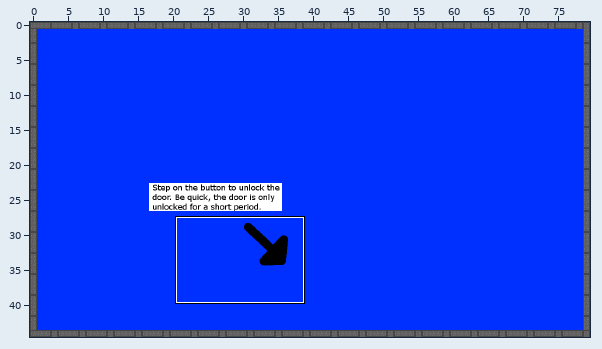
A Tiled map gets an edit: android/assets/levels/level4.tmx. Above: a wide view before the commit, with the close-up outlined.
Close-up. Earlier state:
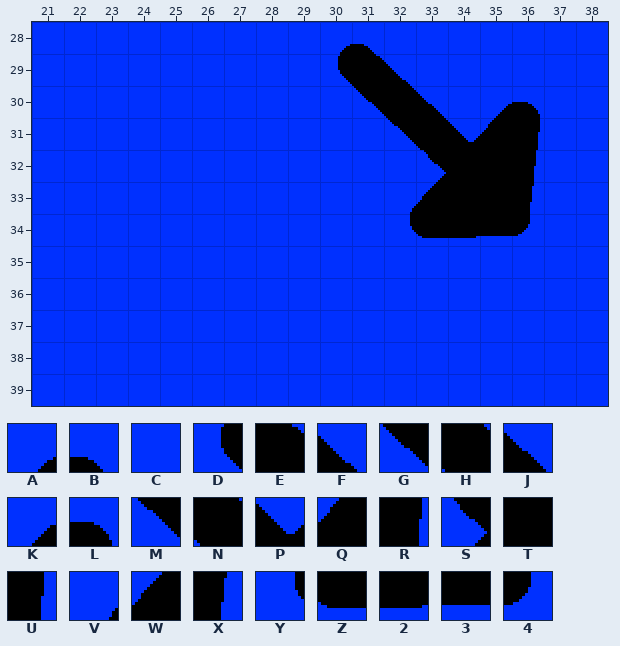
Cells are 16x16 px. Shown: x 21..38, y 28..39. The commit also changed other parts of the map, which this record leaves out.
Key: from "straight arrow": A 3, B 4, C 5, D 23, E 24, F 25, G 44, H 45, J 46, K 48, L 49, M 65, N 66, P 67, Q 68, R 69, S 86, T 87, U 89, V 105, W 106, X 109, Y 125, Z 126, 2 127, 3 128, 4 129.
_ is an empty cell.
Layer "Tile Layer 1" before, first column x 21:
28 CCCCCCCCCABCCCCCCC
29 CCCCCCCCCDEFCCCCCC
30 CCCCCCCCCCGHJCKLCC
31 CCCCCCCCCCCMNPQRCC
32 CCCCCCCCCCCCSTTUCC
33 CCCCCCCCCCCVWTTXCC
34 CCCCCCCCCCCYZ234CC
35 CCCCCCCCCCCCCCCCCC
36 CCCCCCCCCCCCCCCCCC
37 CCCCCCCCCCCCCCCCCC
38 CCCCCCCCCCCCCCCCCC
39 CCCCCCCCCCCCCCCCCC
The result:
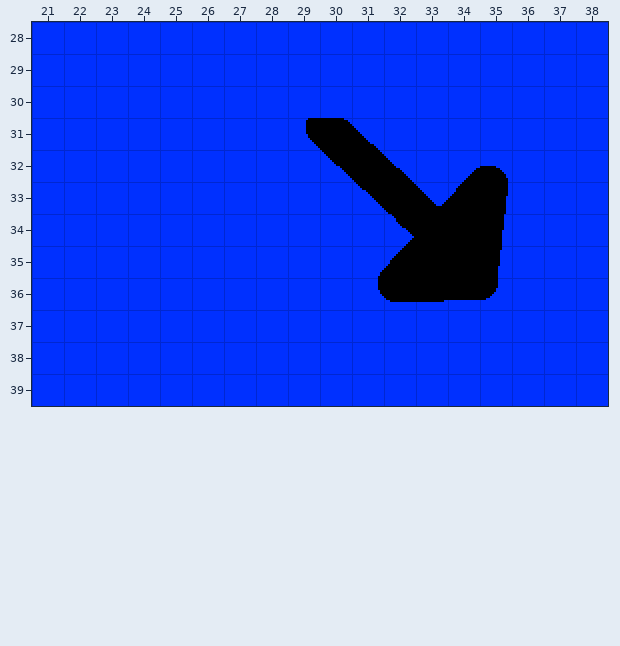
The exact change:
Layer "Tile Layer 1":
Tile C gives way to tile 2 in row 36 at x 33.
Tile C gives way to tile 3 in row 36 at x 34.
Tile C gives way to tile 4 in row 36 at x 35.
Tile 4 gives way to tile C in row 34 at x 36.
Tile A gives way to tile C in row 28 at x 30.
Tile B gives way to tile C in row 28 at x 31.
Tile D gives way to tile C in row 29 at x 30.
Tile E gives way to tile C in row 29 at x 31.
Tile F gives way to tile C in row 29 at x 32.
Tile G gives way to tile C in row 30 at x 31.
Tile H gives way to tile C in row 30 at x 32.
Tile J gives way to tile C in row 30 at x 33.
Tile K gives way to tile C in row 30 at x 35.
Tile L gives way to tile C in row 30 at x 36.
Tile M gives way to tile C in row 31 at x 32.
Tile N gives way to tile C in row 31 at x 33.
Tile P gives way to tile C in row 31 at x 34.
Tile Q gives way to tile C in row 31 at x 35.
Tile R gives way to tile C in row 31 at x 36.
Tile S gives way to tile C in row 32 at x 33.
Tile U gives way to tile C in row 32 at x 36.
Tile X gives way to tile C in row 33 at x 36.
Tile C gives way to tile D in row 31 at x 29.
Tile C gives way to tile E in row 31 at x 30.
Tile C gives way to tile F in row 31 at x 31.
Tile C gives way to tile G in row 32 at x 30.
Tile C gives way to tile H in row 32 at x 31.
Tile C gives way to tile J in row 32 at x 32.
Tile T gives way to tile K in row 32 at x 34.
Tile T gives way to tile L in row 32 at x 35.
Tile C gives way to tile M in row 33 at x 31.
Tile V gives way to tile N in row 33 at x 32.
Tile W gives way to tile P in row 33 at x 33.
Tile T gives way to tile Q in row 33 at x 34.
Tile T gives way to tile R in row 33 at x 35.
Tile Y gives way to tile S in row 34 at x 32.
Tile 2 gives way to tile T in row 34 at x 34.
Tile C gives way to tile T in row 35 at x 33 to 34.
Tile Z gives way to tile T in row 34 at x 33.
Tile 3 gives way to tile U in row 34 at x 35.
Tile C gives way to tile V in row 35 at x 31.
Tile C gives way to tile W in row 35 at x 32.
Tile C gives way to tile X in row 35 at x 35.
Tile C gives way to tile Y in row 36 at x 31.
Tile C gives way to tile Z in row 36 at x 32.
Pixel boxes of the changes (left, top, right, bottom) in both close-ups:
changed: (306, 44, 540, 302)
